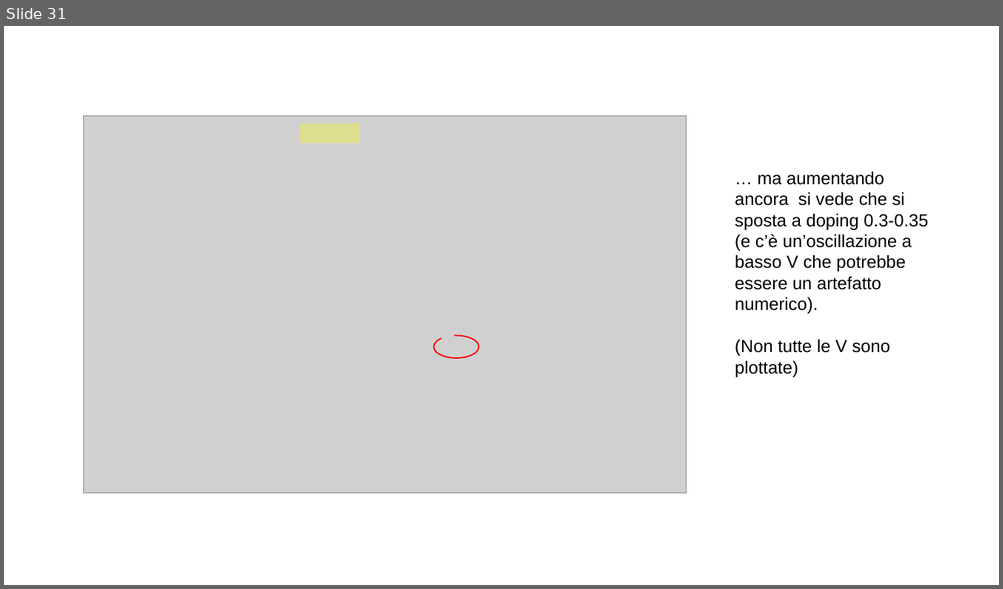
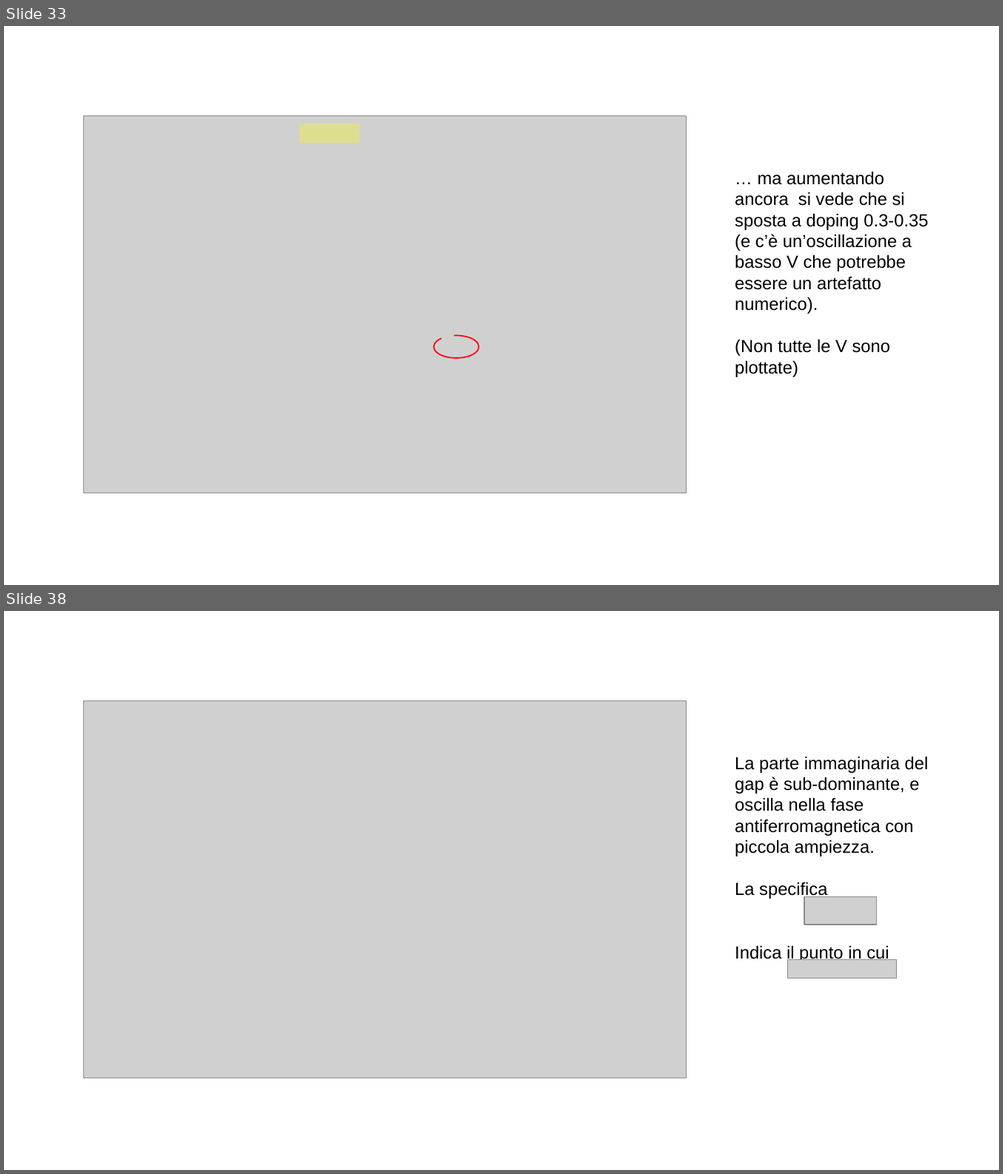
Before and after one commit to nepero27178/LadderHubbardSC, a slide deck: Bin/IntermediateReport2/IntermediateReport2.odp. Shown one above the other, each under a label of ours: slide 31 before the commit, slides 33 and 38 after it; the slides between them are not shown. The pictures are 1003x589 and 1003x1174 pixels, drawn with LibreOffice and Linux fonts; fonts in the diff are those of the drawing; grey boxes stand for pictures. Boxes give left, top, right and bottom in pixels: in the first picture for what was removed or moved away, otherwise in the second. Text is boxed around its words. In the diff, an @@ line names an element or a change of style, - is before the commit and + after.

```diff
--- a/Bin/IntermediateReport2/IntermediateReport2.odp
+++ b/Bin/IntermediateReport2/IntermediateReport2.odp
@@ slide 38 added at box(4, 611, 999, 1170), background #FFFFFF @@
@@ picture added at box(83, 701, 686, 1079) @@
@@ text added at box(734, 756, 928, 963), 14 pt, text #000000 @@
+La parte immaginaria del gap è sub-dominante, e oscilla nella fase antiferromagnetica con piccola ampiezza.
+La specifica
+Indica il punto in cui
@@ picture added at box(805, 897, 876, 925) @@
@@ picture added at box(788, 960, 896, 980) @@
@@ what was slide 31 is now slide 33 @@
```
Also in this commit, not shown: 3 slides changed, 6 other slides added, 8 other files.
